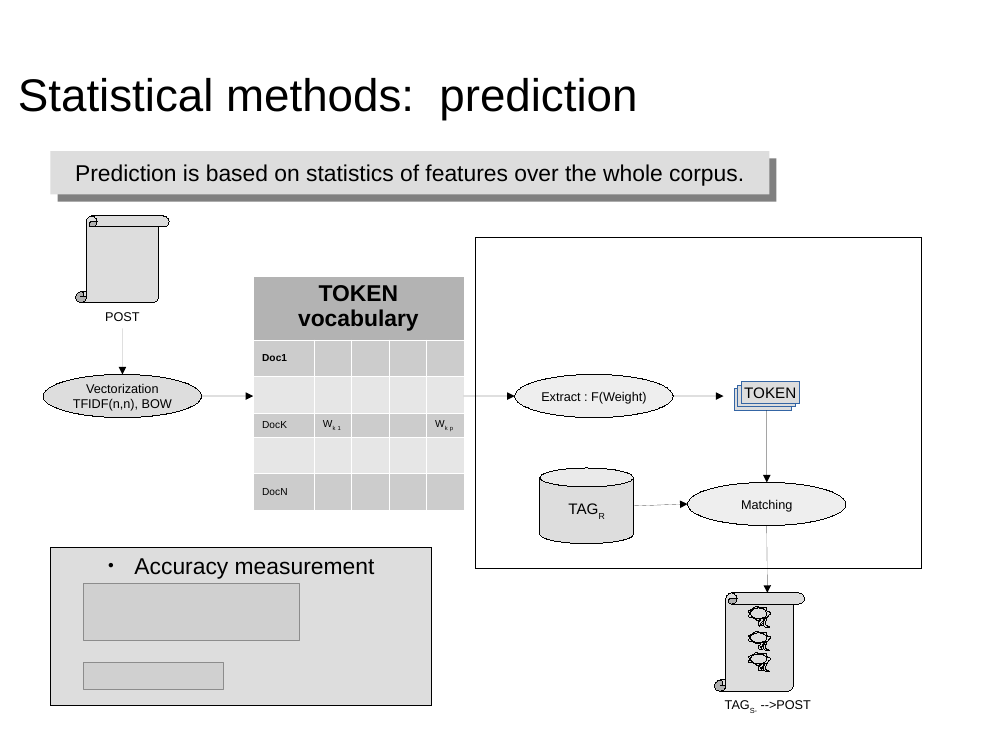
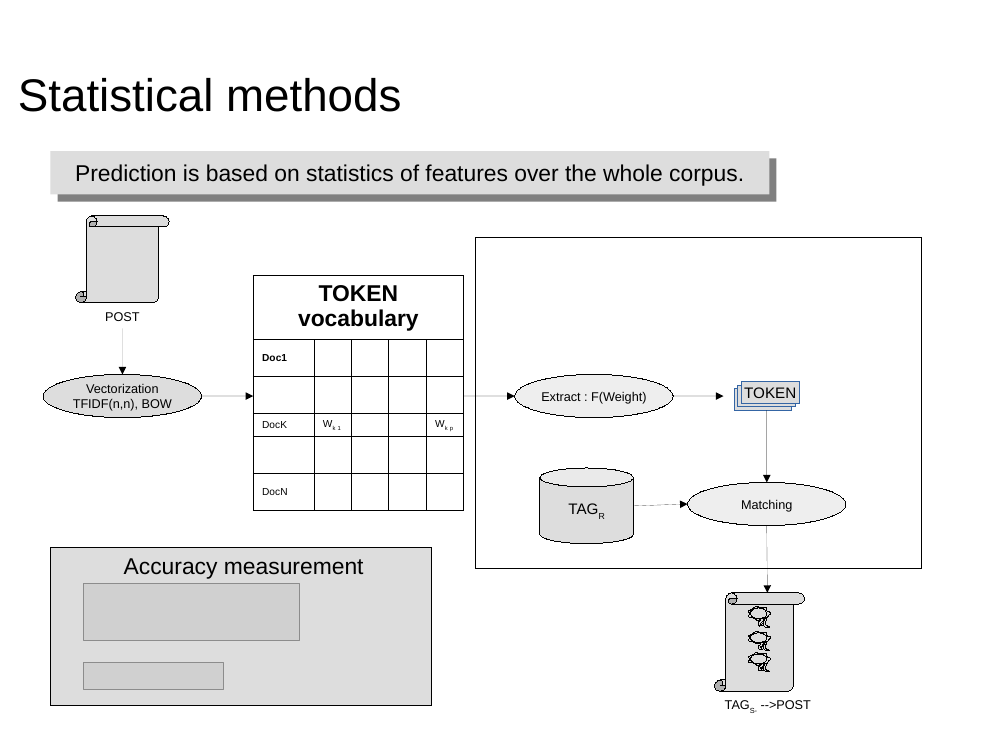
Before and after one commit to dataforcast/OC_Datascientist, a slide deck: slide 21 of P6/report/Openclassrooms_ParcoursDatascientist_P6-V1.odp (slide 20 before the commit). Drawn at 1008x756 pixels with LibreOffice and Linux fonts; fonts in the diff are those of the drawing; grey boxes stand for pictures; background and template pictures are left out. Boxes give left, top, right and bottom in pixels: in the first picture for what was removed or moved away, otherwise in the second. Text is boxed around its words. In the diff, an @@ line names an element or a change of style, - is before the commit and + after.

Commit message:
P6 : Rework of Supervized methods; component for POST classifier started

```diff
--- a/P6/report/Openclassrooms_ParcoursDatascientist_P6-V1.odp
+++ b/P6/report/Openclassrooms_ParcoursDatascientist_P6-V1.odp
@@ title at (18, 78, 401, 112): text changed @@
-Statistical methods: prediction
+Statistical methods
@@ table at (253, 275, 464, 499) @@
@@ fill #B3B3B3 to none in row 1, column 1 @@
@@ fill #CCCCCC to none in 5 cells @@
@@ borders changed @@
@@ rectangle "Accuracy measurement" at (50, 547, 432, 705): bullet ● to none @@
```
Also in this commit, not shown: 23 other slides changed, 6 slides added, 12 other files.
